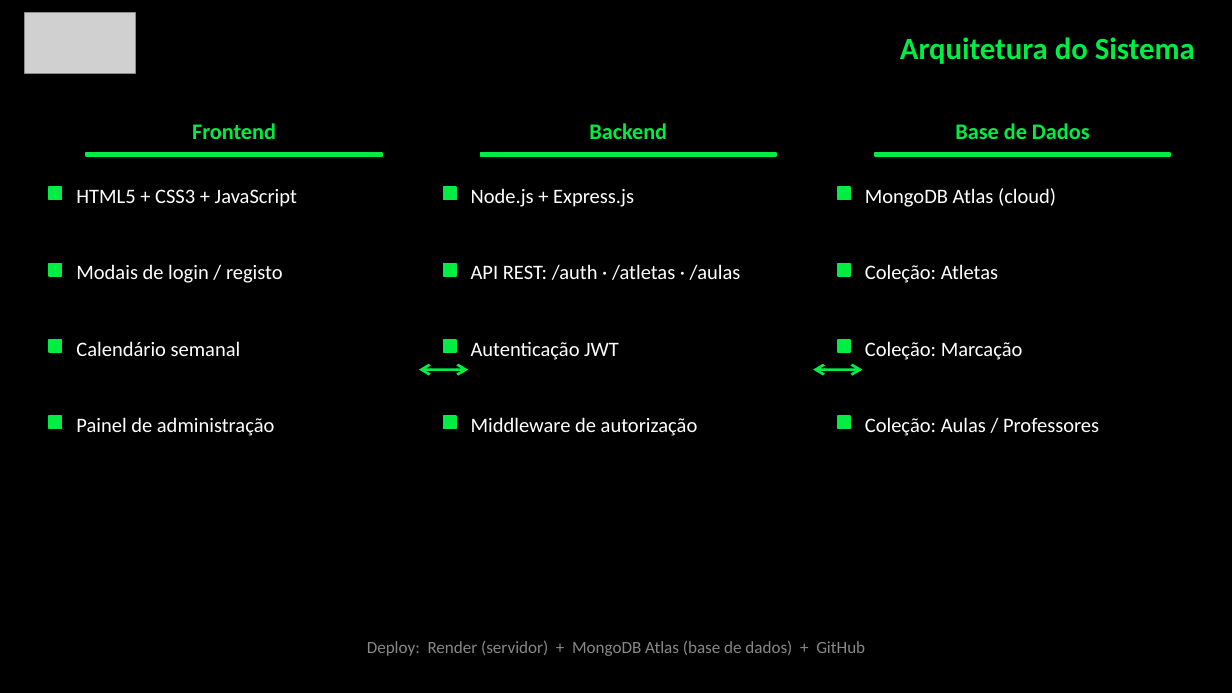
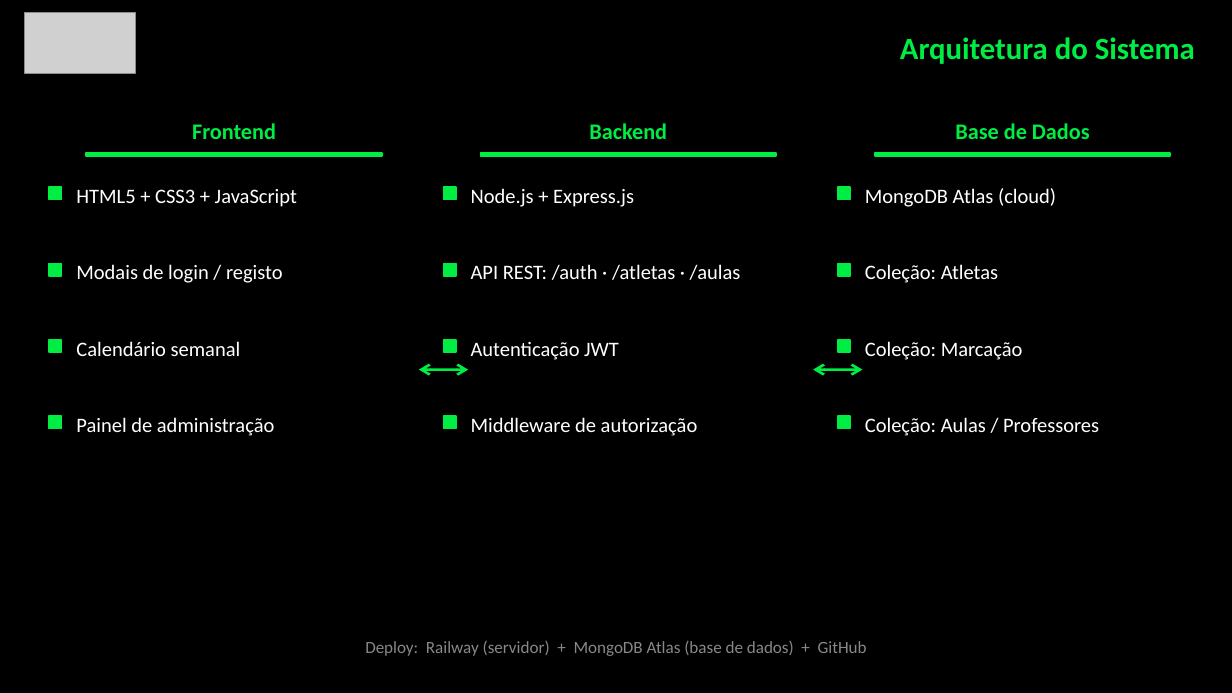
Before and after one commit to GuilhermeLopesMMA/LopesFightAcademy, a slide deck: slide 6 of LFA.pptx. Drawn at 1232x693 pixels with LibreOffice and Linux fonts; fonts in the diff are those of the drawing; grey boxes stand for pictures. Boxes give left, top, right and bottom in pixels: in the first picture for what was removed or moved away, otherwise in the second. Text is boxed around its words. In the diff, an @@ line names an element or a change of style, - is before the commit and + after.

```diff
--- a/LFA.pptx
+++ b/LFA.pptx
@@ text at box(365, 641, 867, 656): text changed @@
-Deploy: Render (servidor) + MongoDB Atlas (base de dados) + GitHub
+Deploy: Railway (servidor) + MongoDB Atlas (base de dados) + GitHub
```
Also in this commit, not shown: 7 other slides changed, 1 slide added, 2 slides removed.
